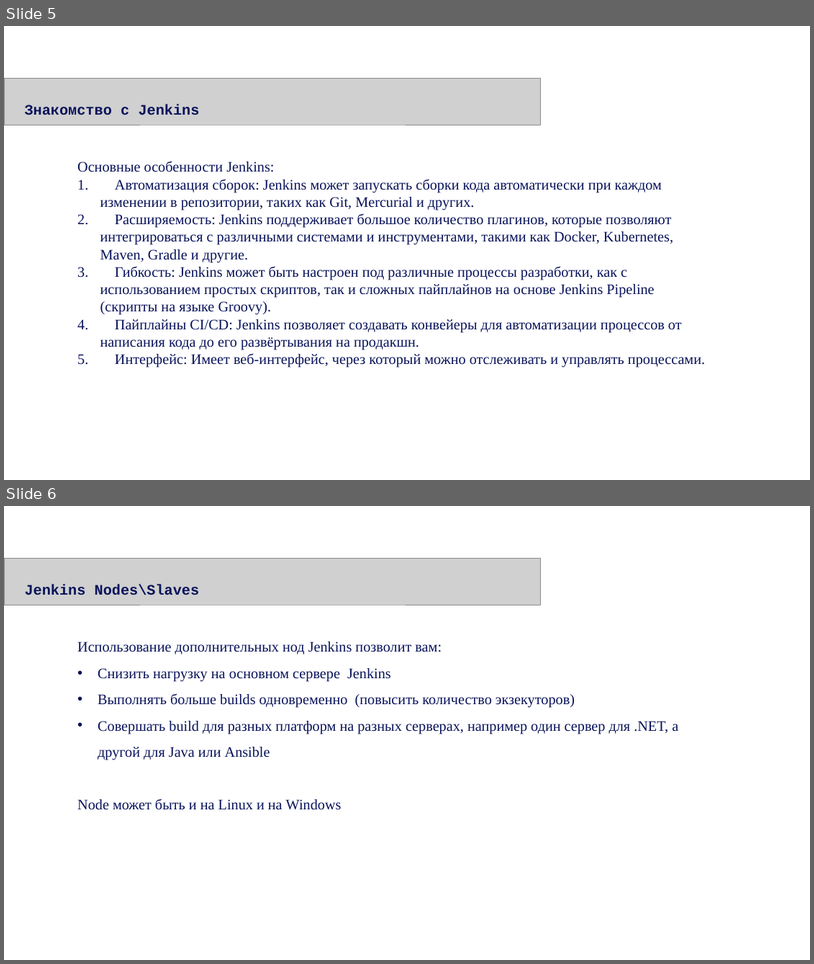
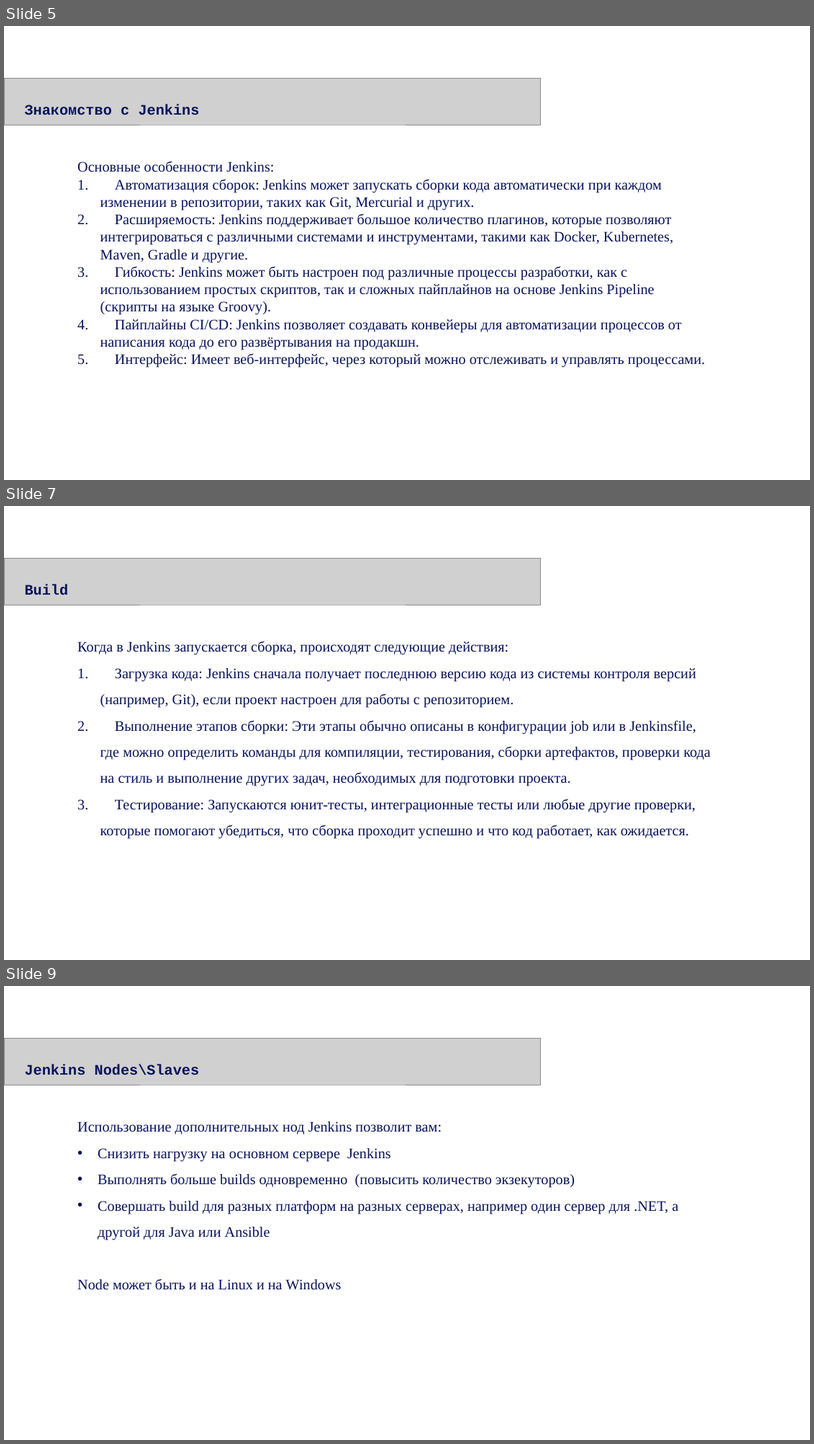
Before and after one commit to Kollekcioner47/jenkins, a slide deck: Jenkins.pptx. Shown one above the other, each under a label of ours: slides 5 and 6 before the commit, slides 5, 7 and 9 after it; the slides between them are not shown. The pictures are 814x964 and 814x1444 pixels, drawn with LibreOffice and Linux fonts; fonts in the diff are those of the drawing; grey boxes stand for pictures. Boxes give left, top, right and bottom in pixels: in the first picture for what was removed or moved away, otherwise in the second. Text is boxed around its words. In the diff, an @@ line names an element or a change of style, - is before the commit and + after.

```diff
--- a/Jenkins.pptx
+++ b/Jenkins.pptx
@@ slide 7 added at (x1=4, y1=506, x2=810, y2=960), background #FFFFFF @@
@@ picture added at (x1=4, y1=558, x2=540, y2=605) @@
@@ text added at (x1=25, y1=584, x2=69, y2=595), 26 pt, text #09135A, bold @@
+Build
@@ text added at (x1=77, y1=641, x2=711, y2=839), 26 pt, text #09135A @@
+Когда в Jenkins запускается сборка, происходят следующие действия:
+1. Загрузка кода: Jenkins сначала получает последнюю версию кода из системы контроля версий (например, Git), если проект настроен для работы с репозиторием.
+2. Выполнение этапов сборки: Эти этапы обычно описаны в конфигурации job или в Jenkinsfile, где можно определить команды для компиляции, тестирования, сборки артефактов, проверки кода на стиль и выполнение других задач, необходимых для подготовки проекта.
+3. Тестирование: Запускаются юнит-тесты, интеграционные тесты или любые другие проверки, которые помогают убедиться, что сборка проходит успешно и что код работает, как ожидается.
@@ what was slide 6 is now slide 9 @@
```
Also in this commit, not shown: 14 other slides added, 4 other files.
